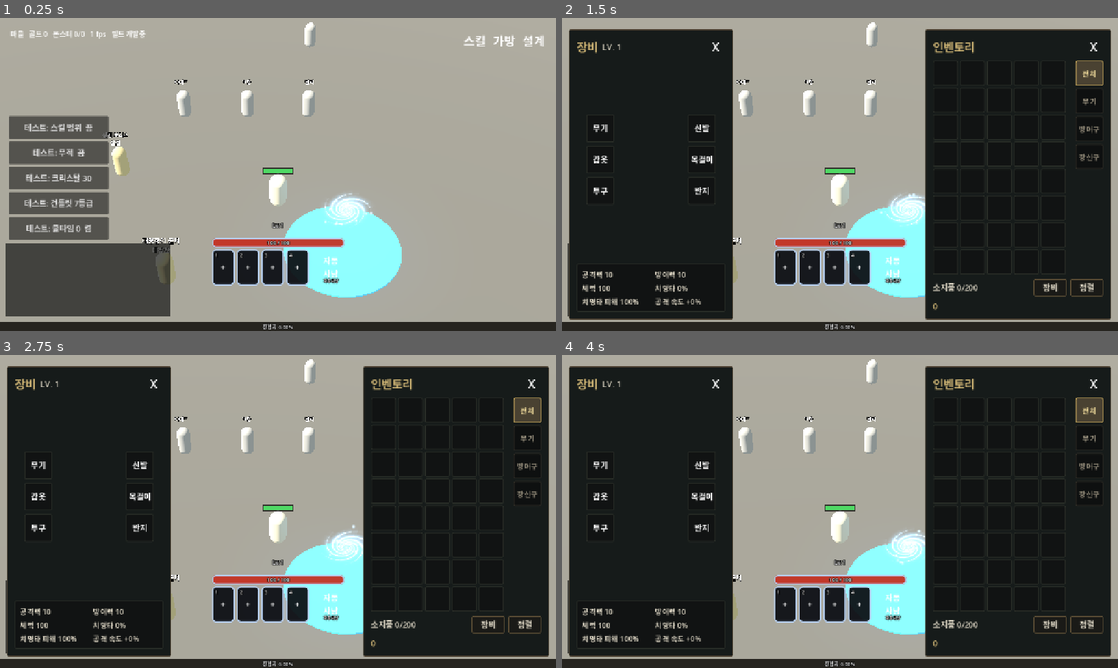
Above: before the commit, frames 1-4 (two rows, left to right).
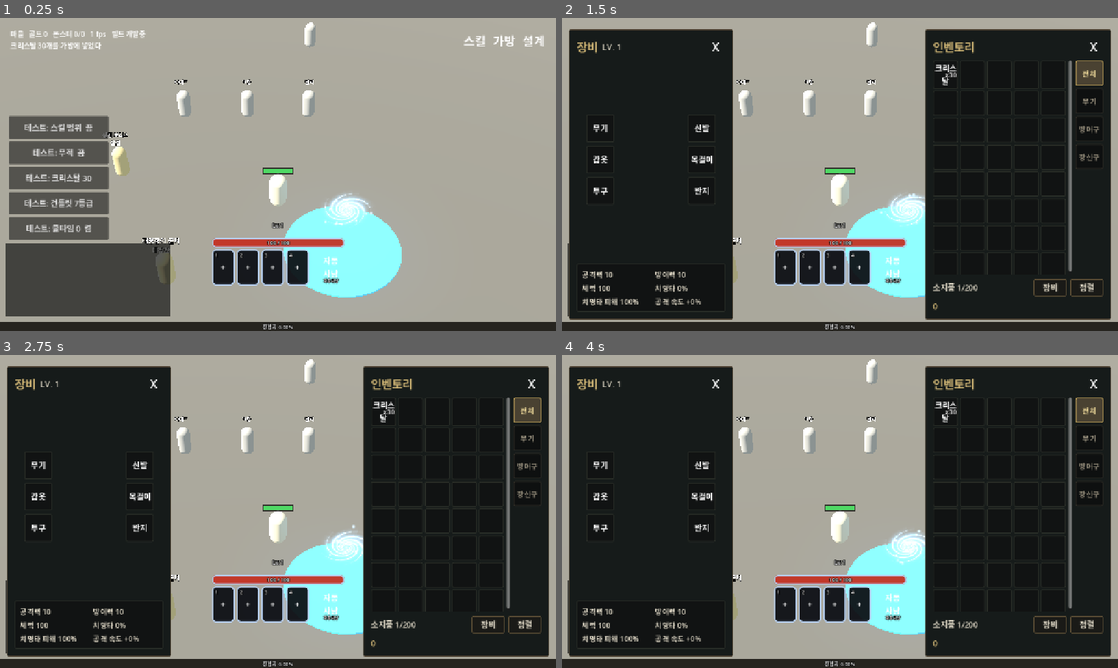
Above: after the commit, the same moments.

Repository: gogoalswo/MMORPG
Game: Godot game, scene res://main.tscn
Two runs of this game, one before a commit and one after it. Both use one fixed random seed, a clock stepped at 60 frames per second and the inputs below.
Inputs (mouse positions are in pixels of both pictures, inside the frame that each line leads up to):
- Up to frame 1 (0.25 s): no input
- Up to frame 2 (1.5 s): click (1067, 39) at 0.5 s; click "테스트: 스킬 범위 끔" at 1.25 s
- Up to frame 3 (2.75 s): click "테스트: 무적 끔" at 2 s
- Up to frame 4 (4 s): click "테스트: 크리스탈 30" at 2.75 s; click "테스트: 건틀릿 7등급" at 3.5 s

The runs differ from the first frame. In frame 1, 0.2% of the frame differs, in the area x 2-19%, y 7-10%; in frame 2, 0.8%, in the area x 67-92%, y 13-88%; in frame 3, 0.8%; in frame 4, 0.8%.

Commit message:
처음 들어오면 크리스탈 30개를 한 번 준다
'가방에 30개 넣어'를 단추로만 만들어서 가방이 비어 있었다. 접속할 때
grant_once 로 한 번 넣고, 받은 표시를 저장의 granted 에 남긴다.

Co-Authored-By: Claude Opus 5.5 <noreply@anthropic.com>
Claude-Session: https://claude.ai/code/session_01QFg1nGQdqrg3e7xhwkqChw

Diff:
--- a/godot/net/local_transport.gd
+++ b/godot/net/local_transport.gd
@@ -19,6 +19,9 @@
 	# 저장한 것이 있으면 그 자리에서 이어서 시작한다
 	if _world.restore(MY_ID):
 		print("저장에서 이어서 시작: %s" % _world.zone_id)
+	# 크리스탈 30개 — 한 번만 (2026-09-23 요청 "가방에 30개 넣어"). 드랍이 0.01% 라
+	# 주워서는 시험해 볼 수 없다. 받았다는 표시가 저장에 남는다
+	_world.grant_once(MY_ID, "crystal30", {"id": Items.crystal_id(), "count": 30})
 
 
 func send(message: StringName, payload: Dictionary) -> void:
--- a/godot/tests/crystal_test.gd
+++ b/godot/tests/crystal_test.gd
@@ -19,6 +19,7 @@
 	_case_use_worn()
 	_case_no_crystal()
 	_case_restore()
+	_case_grant_once()
 	Save.clear()
 
 	if _failed == 0:
@@ -186,6 +187,26 @@
 		_fail("크리스탈이 없다고 알려 주지 않았다")
 
 
+## 접속할 때 크리스탈 30개를 **한 번만** 준다 — 저장했다 다시 들어와도 또 주지 않는다
+func _case_grant_once() -> void:
+	Save.clear()
+	var s := _world()
+	var w: World = s[0]
+	var me: Dictionary = s[1]
+	var gift := _crystal(30)
+	w.grant_once("me", "crystal30", gift)
+	w.grant_once("me", "crystal30", gift)
+	_eq("한 번만 준다", int(me.bag[0].count), 30)
+	w.save("me")
+
+	var again := World.new()
+	again.open("village")
+	again.restore("me")
+	again.grant_once("me", "crystal30", gift)
+	var bag: Array = again.snapshot().players["me"].bag
+	_eq("다시 들어와도 또 주지 않는다", int(bag[0].count), 30)
+
+
 ## 저장했다 불러도 크리스탈 개수와 2차가 남는다. **옛 저장(2차 칸 없음)도 그대로 읽힌다**
 func _case_restore() -> void:
 	var s := _world()
--- a/godot/tests/ui_test.gd
+++ b/godot/tests/ui_test.gd
@@ -444,6 +444,12 @@
 	if not game._gear_panel.visible:
 		_fail("가방을 열었는데 장비 창이 같이 안 떴다")
 
+	# 처음 들어오면 크리스탈 30개가 한 번 들어와 있다 (2026-09-23 요청 "가방에 30개 넣어")
+	var gift: Array = me.bag.filter(func(s: Dictionary) -> bool: return str(s.id) == Items.crystal_id())
+	if gift.size() != 1 or int(gift[0].count) != 30:
+		_fail("처음 가방에 크리스탈 30개가 없다: %s" % str(gift))
+	me.bag.clear()
+
 	# 가방에 하나 넣고 — 골라서 낀다
 	me.bag.append({"id": "g1_w", "grade": 1, "enhance": 2, "options": []})
 	game._redraw_bag()
--- a/godot/world/save.gd
+++ b/godot/world/save.gd
@@ -36,6 +36,8 @@
 		"skill_bar": player.get("skill_bar", []),
 		"bag": player.get("bag", []),
 		"equipped": player.get("equipped", {}),
+		# 한 번만 주는 것을 받았다는 표시 — 없던 칸이라 옛 저장은 빈 목록으로 읽힌다
+		"granted": player.get("granted", []),
 	}, "\t"))
 	file.close()
 
--- a/godot/world/world.gd
+++ b/godot/world/world.gd
@@ -195,6 +195,8 @@
 		# --- 아이템 ---
 		"bag": kept.get("bag", []).duplicate(true),
 		"equipped": kept.get("equipped", {}).duplicate(true),
+		# 한 번만 주는 것을 받았다는 표시 (`grant_once`) — 저장에 남는다
+		"granted": kept.get("granted", []).duplicate(),
 	}
 	_refresh_stats(_players[player_id])
 
@@ -981,6 +983,7 @@
 		if str(id) in learned:
 			bar.append(str(id))
 	player.skill_bar = bar
+	player.granted = saved.get("granted", []).duplicate()
 
 	# 가방·장비도 되살린다. **옛 id 는 지금 id 로 옮긴다** (2026-09-21 에 단계 축을
 	# 없앴다) — 갈 자리가 없는 것만 버린다. 등급은 아이템이 들고 있으므로
@@ -1136,6 +1139,19 @@
 		added += 1
 	_events.append({"type": "inventory", "bag": player.bag, "equipped": player.equipped})
 	_events.append({"type": "notice", "text": "테스트: 건틀릿 %d개를 넣었다" % added})
+
+
+## 한 번만 준다 — 받았으면 `granted` 에 `key` 가 남아 다음 접속에는 안 준다.
+## 2026-09-23 요청 "가방에 30개 넣어" 로 크리스탈 30개를 이걸로 준다 (`LocalTransport.open`)
+func grant_once(player_id: String, key: String, stack: Dictionary) -> void:
+	var player: Dictionary = _players.get(player_id, {})
+	if player.is_empty() or key in player.get("granted", []):
+		return
+	if not _give(player, stack.duplicate(true)):
+		return  # 가방이 꽉 찼으면 다음 접속에 다시 준다
+	player.granted.append(key)
+	_inventory_changed(player)
+	_notice("%s %d개를 가방에 넣었다" % [Items.stack_name(stack), int(stack.get("count", 1))])
 
 
 ## 테스트 단추 — 크리스탈을 가방에 넣는다. 한 칸에 겹친다 (`_give`)
Not shown, changed: docs/features/godot-migration.md
Not shown, changed: docs/features/items.md
